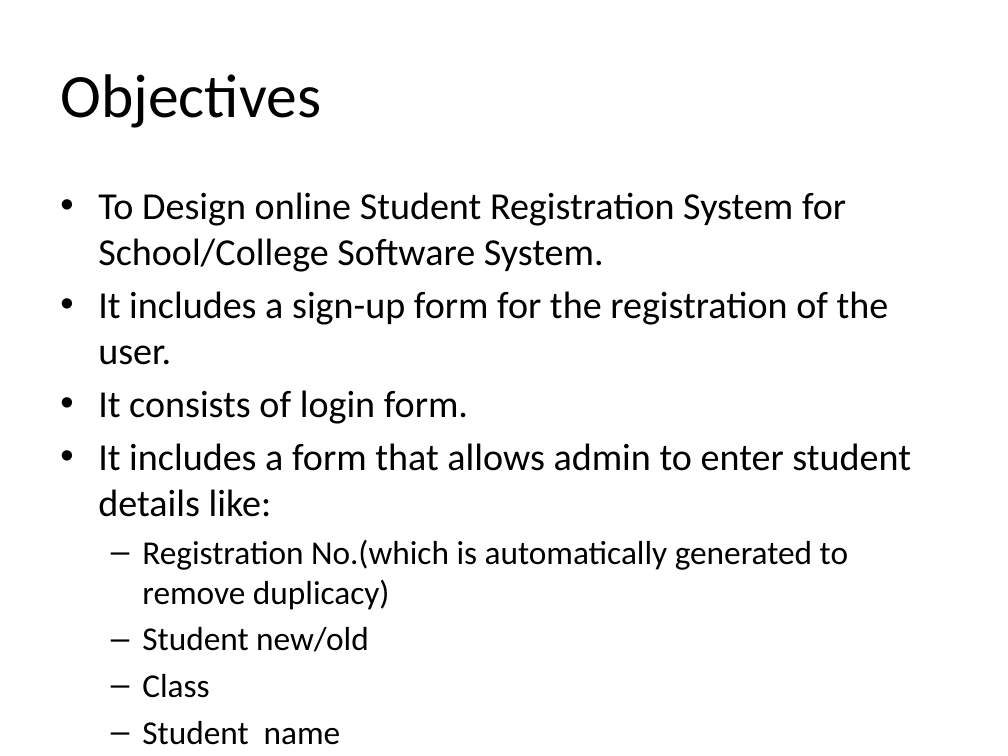
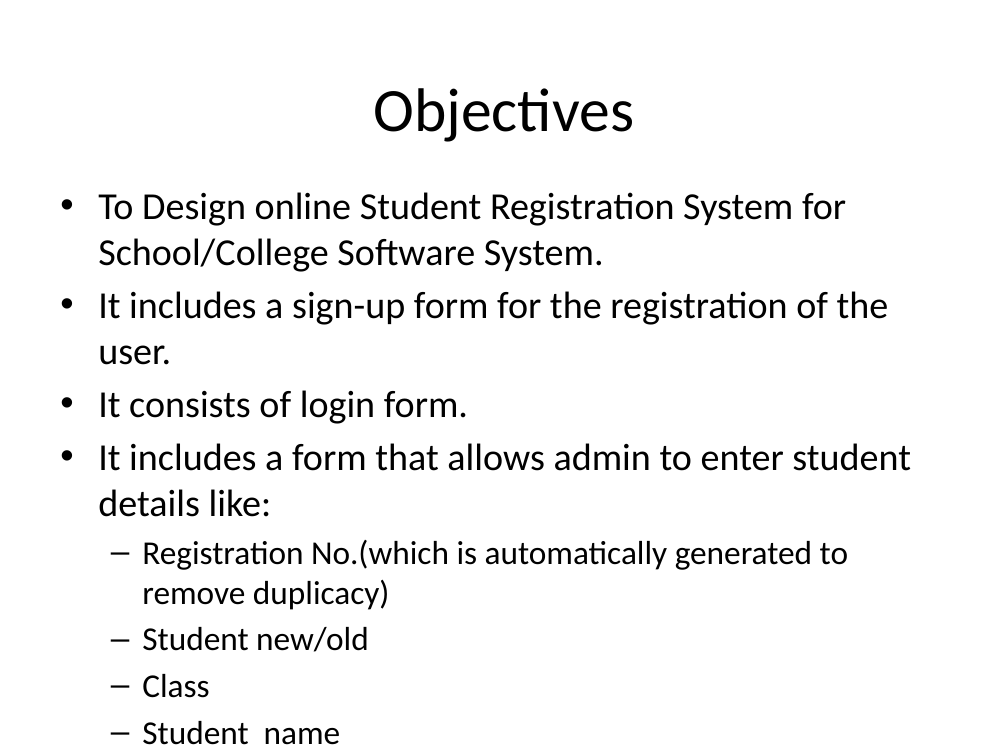
Before and after one commit to abhiyankgoyal/internshipProject, a slide deck: slide 2 of Internship Presentation.pptx. Drawn at 1008x756 pixels with LibreOffice and Linux fonts; fonts in the diff are those of the drawing; background and template pictures are left out. Boxes give left, top, right and bottom in pixels: in the first picture for what was removed or moved away, otherwise in the second. Text is boxed around its words. In the diff, an @@ line names an element or a change of style, - is before the commit and + after.

```diff
--- a/Internship Presentation.pptx
+++ b/Internship Presentation.pptx
@@ title "Objectives": place and size @@
-title "Objectives" at bbox=[60, 74, 321, 128]
+title "Objectives" at bbox=[373, 88, 634, 142]
@@ title "Objectives" at bbox=[373, 88, 634, 142]: alignment left to centre @@
```
Also in this commit, not shown: 1 other slide changed, 6 other files.
